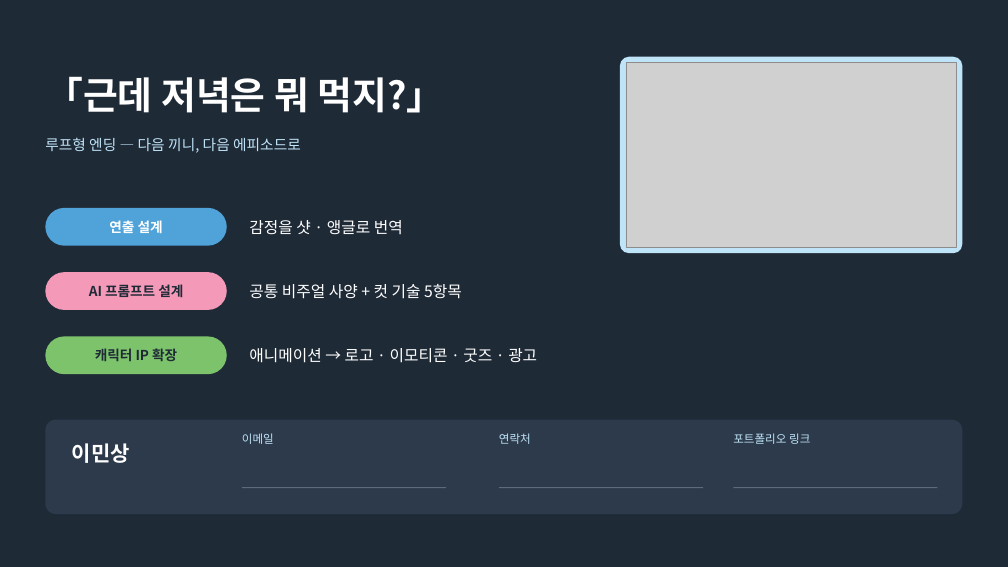
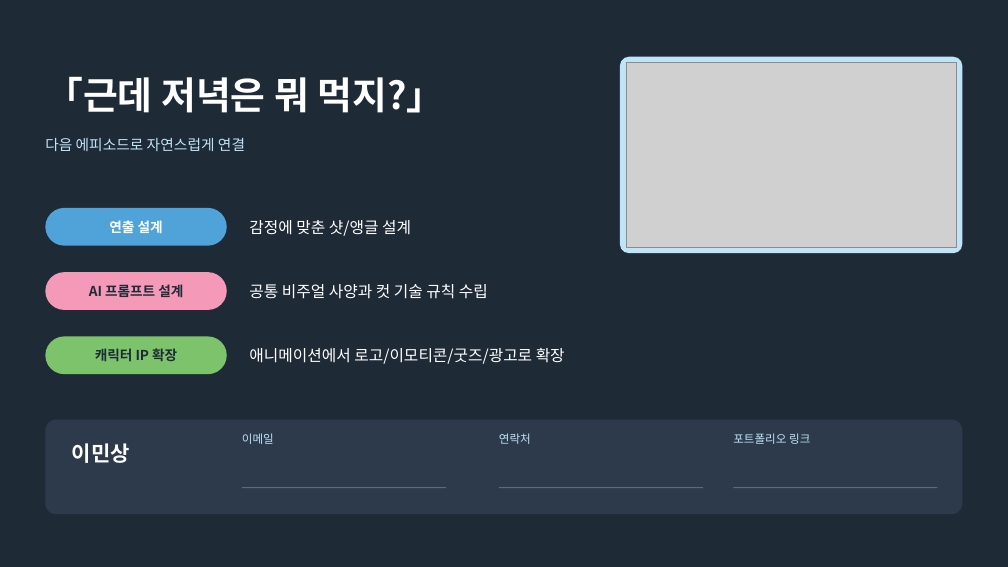
Before and after one commit to chikinx33/H-it, a slide deck: slide 22 of lms/이민상_포트폴리오.pptx. Drawn at 1008x567 pixels with LibreOffice and Linux fonts; fonts in the diff are those of the drawing; grey boxes stand for pictures. Boxes give left, top, right and bottom in pixels: in the first picture for what was removed or moved away, otherwise in the second. Text is boxed around its words. In the diff, an @@ line names an element or a change of style, - is before the commit and + after.

```diff
--- a/lms/이민상_포트폴리오.pptx
+++ b/lms/이민상_포트폴리오.pptx
@@ text at (45,138,245,151): text changed @@
-루프형 엔딩 — 다음 끼니, 다음 에피소드로
+다음 에피소드로 자연스럽게 연결
@@ text at (249,220,411,236): text changed @@
-감정을 샷 · 앵글로 번역
+감정에 맞춘 샷/앵글 설계
@@ text at (249,284,488,299): text changed @@
-공통 비주얼 사양 + 컷 기술 5항목
+공통 비주얼 사양과 컷 기술 규칙 수립
@@ text at (249,348,565,364): text changed @@
-애니메이션 → 로고 · 이모티콘 · 굿즈 · 광고
+애니메이션에서 로고/이모티콘/굿즈/광고로 확장
```
Also in this commit, not shown: 20 other slides changed, 7 other files.
